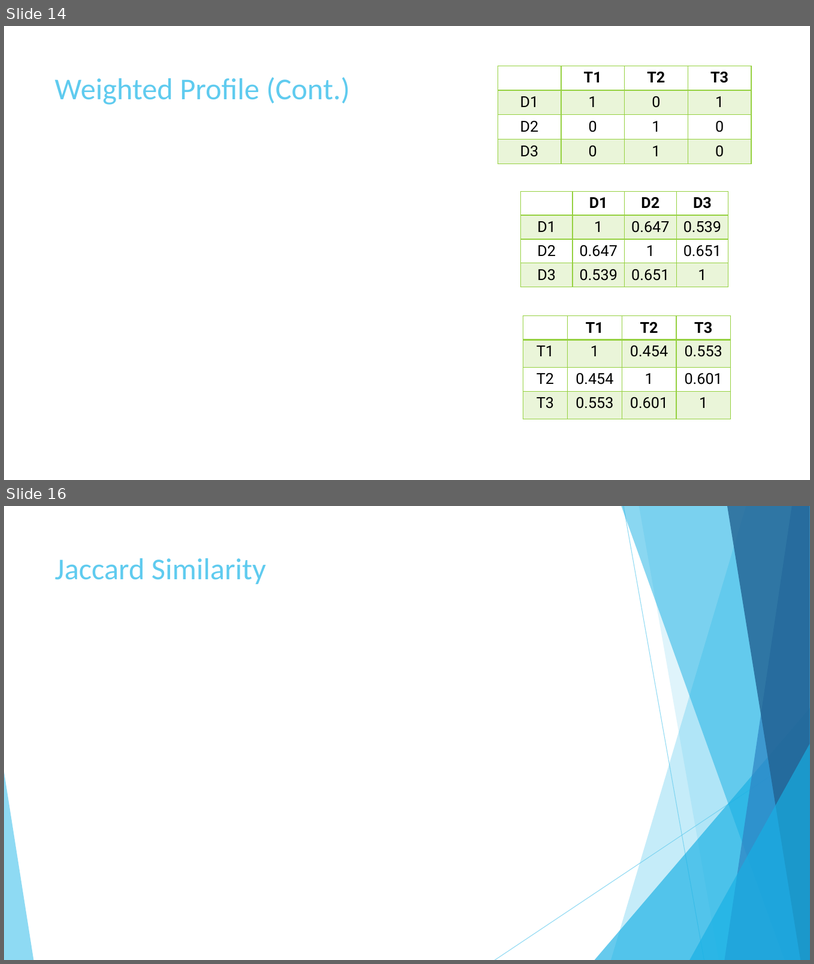
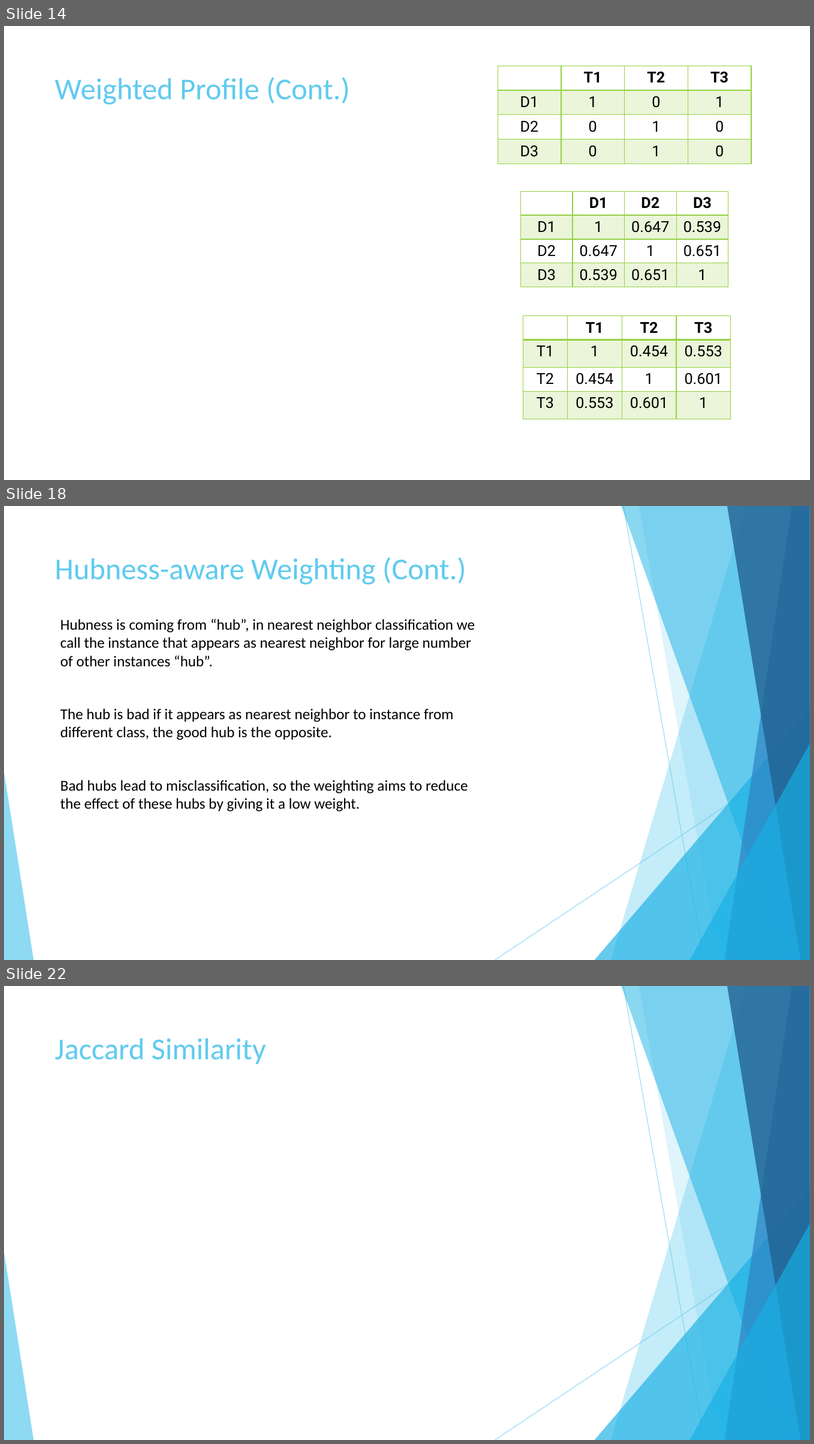
Before and after one commit to AbdullahAlZoabi/Drug-Target-Interaction-Prediction, a slide deck: Drug-Target Interaction Prediction.pptx. Shown one above the other, each under a label of ours: slides 14 and 16 before the commit, slides 14, 18 and 22 after it; the slides between them are not shown. The pictures are 814x964 and 814x1444 pixels, drawn with LibreOffice and Linux fonts; fonts in the diff are those of the drawing; grey boxes stand for pictures. Boxes give left, top, right and bottom in pixels: in the first picture for what was removed or moved away, otherwise in the second. Text is boxed around its words. In the diff, an @@ line names an element or a change of style, - is before the commit and + after.

```diff
--- a/Drug-Target Interaction Prediction.pptx
+++ b/Drug-Target Interaction Prediction.pptx
@@ slide 18 added at <box>4,506,810,960</box>, background #FFFFFF; not listed: 10 template elements that a slide beside it also shows @@
@@ title added at <box>55,557,467,585</box>, 36 pt, text #5FCBEF @@
+Hubness-aware Weighting (Cont.)
@@ text added at <box>60,619,475,811</box>, 18 pt, text #000000 @@
+Hubness is coming from “hub”, in nearest neighbor classification we call the instance that appears as nearest neighbor for large number of other instances “hub”.
+The hub is bad if it appears as nearest neighbor to instance from different class, the good hub is the opposite.
+Bad hubs lead to misclassification, so the weighting aims to reduce the effect of these hubs by giving it a low weight.
@@ what was slide 16 is now slide 22 @@
```
Also in this commit, not shown: 3 slides changed, 5 other slides added, 1 other file.
